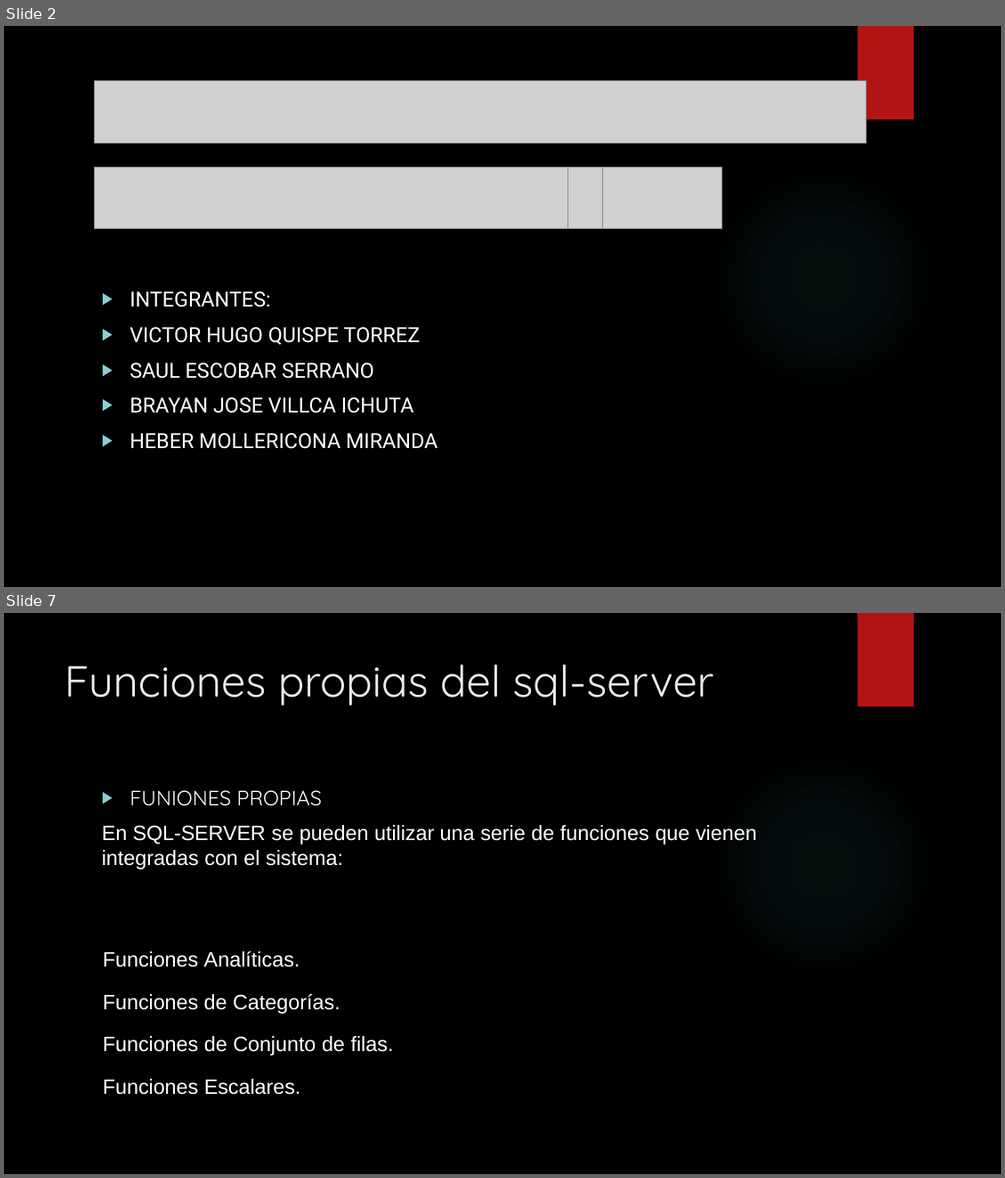
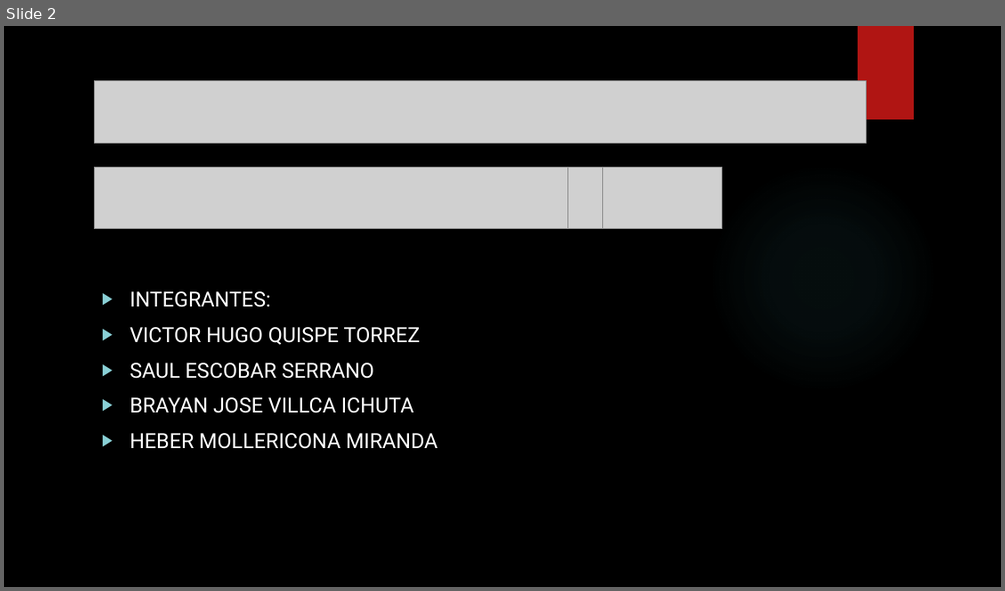
Before and after one commit to VictorQuispe19/BaseDeDatos1, a slide deck: Hito5/ProyectoFinal/PROY_BASE_DE_DATOS.pptx. Shown one above the other, each under a label of ours: slides 2 and 7 before the commit, slide 2 after it; the slides between them are not shown. The pictures are 1005x1178 and 1005x591 pixels, drawn with LibreOffice and Linux fonts; fonts in the diff are those of the drawing; grey boxes stand for pictures; background and template pictures are left out. Boxes give left, top, right and bottom in pixels: in the first picture for what was removed or moved away, otherwise in the second. Text is boxed around its words. In the diff, an @@ line names an element or a change of style, - is before the commit and + after.

```diff
--- a/Hito5/ProyectoFinal/PROY_BASE_DE_DATOS.pptx
+++ b/Hito5/ProyectoFinal/PROY_BASE_DE_DATOS.pptx
@@ slide 7 removed at <box>4,613,1001,1174</box>, background picture (left out); not listed: 2 template elements that a slide beside it also shows @@
@@ title removed at <box>65,664,713,706</box> @@
-Funciones propias del sql-server
@@ text removed at <box>102,790,757,1094</box> @@
-▶ FUNIONES PROPIAS
-En SQL-SERVER se pueden utilizar una serie de funciones que vienen integradas con el sistema:
-Funciones Analíticas.
-Funciones de Categorías.
-Funciones de Conjunto de filas.
-Funciones Escalares.
```
Also in this commit, not shown: 3 slides changed, 7 slides added, 4 other slides removed, 2 other files.
